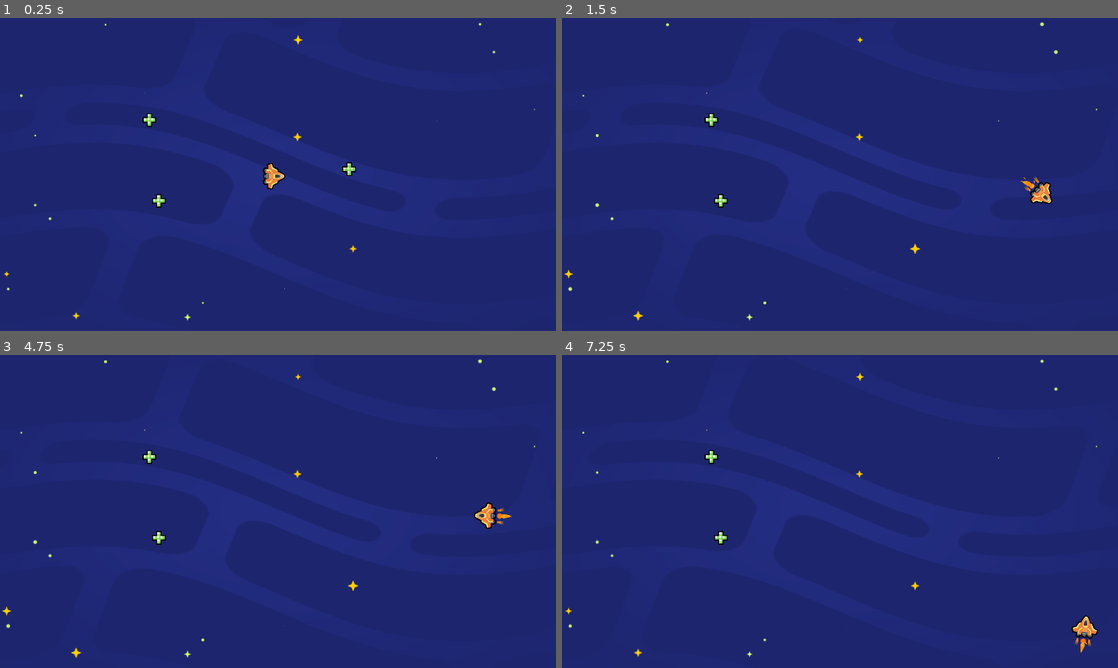
Above: before the commit, frames 1-4 (two rows, left to right).
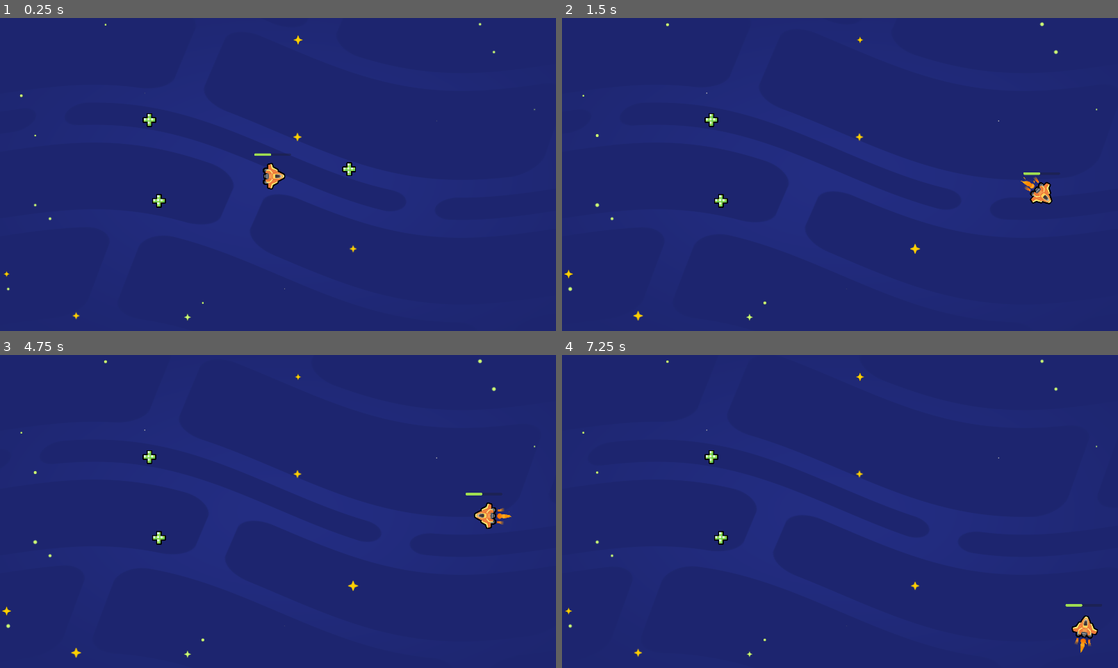
Above: after the commit, the same moments.

Repository: TiffyZeng46/2d-GameDev-Course
Game: Godot game, scene res://lessons/space_level.tscn
Two runs of this game, one before a commit and one after it. Both use one fixed random seed, a clock stepped at 60 frames per second and the inputs below.
Inputs:
- Up to frame 1 (0.25 s): no input
- Up to frame 2 (1.5 s): hold D (move_right) 0.53-1.28 s; hold S (move_down) from 1.28 s (still down)
- Up to frame 3 (4.75 s): release S (move_down) at 2.03 s; hold D (move_right) 2.03-2.78 s; hold W (move_up) 2.78-3.53 s; tap Enter at 3.5 s; hold A (move_left) from 3.53 s (still down)
- Up to frame 4 (7.25 s): release A (move_left) at 5.03 s; hold S (move_down) 5.03-5.78 s; hold D (move_right) 5.78-6.53 s; tap Space at 6.5 s; hold W (move_up) from 6.53 s (still down)

The runs differ from the first frame. In frame 1, less than 0.1% of the frame differs, in the area x 45-53%, y 43-44%; in frame 2, less than 0.1%; in frame 3, less than 0.1%, in the area x 83-91%, y 44-45%; in frame 4, less than 0.1%.

Commit message:
L4 Add The Health Bar Completed No Practice

Diff:
--- a/05.loot_it_all_workbook/lessons/ship.gd
+++ b/05.loot_it_all_workbook/lessons/ship.gd
@@ -20,4 +20,4 @@
 	position += velocity * delta
 
 	if velocity.length() > 0.0:
-		rotation = velocity.angle()
+		get_node("Sprite2D").rotation = velocity.angle()
--- a/05.loot_it_all_workbook/lessons/ship.tscn
+++ b/05.loot_it_all_workbook/lessons/ship.tscn
@@ -7,6 +7,13 @@
 
 [sub_resource type="CircleShape2D" id="CircleShape2D_svh3d"]
 radius = 43.0
+
+[sub_resource type="StyleBoxFlat" id="StyleBoxFlat_rmqji"]
+bg_color = Color(0.623529, 0.866667, 0.317647, 1)
+corner_radius_top_left = 4
+corner_radius_top_right = 4
+corner_radius_bottom_right = 4
+corner_radius_bottom_left = 4
 
 [node name="Ship" type="Area2D"]
 script = ExtResource("4_p1sls")
@@ -28,3 +35,19 @@
 
 [node name="CollisionShape2D" type="CollisionShape2D" parent="."]
 shape = SubResource("CircleShape2D_svh3d")
+
+[node name="UI" type="Control" parent="."]
+layout_mode = 3
+anchors_preset = 0
+offset_right = 40.0
+offset_bottom = 40.0
+
+[node name="ProgressBar" type="ProgressBar" parent="UI"]
+layout_mode = 0
+offset_left = -68.0
+offset_top = -79.0
+offset_right = 59.0
+offset_bottom = -70.0
+theme_override_styles/fill = SubResource("StyleBoxFlat_rmqji")
+value = 46.0
+show_percentage = false
Not shown: 1 places in 05.loot_it_all_workbook/lessons/ship.tscn that only renumber resources
